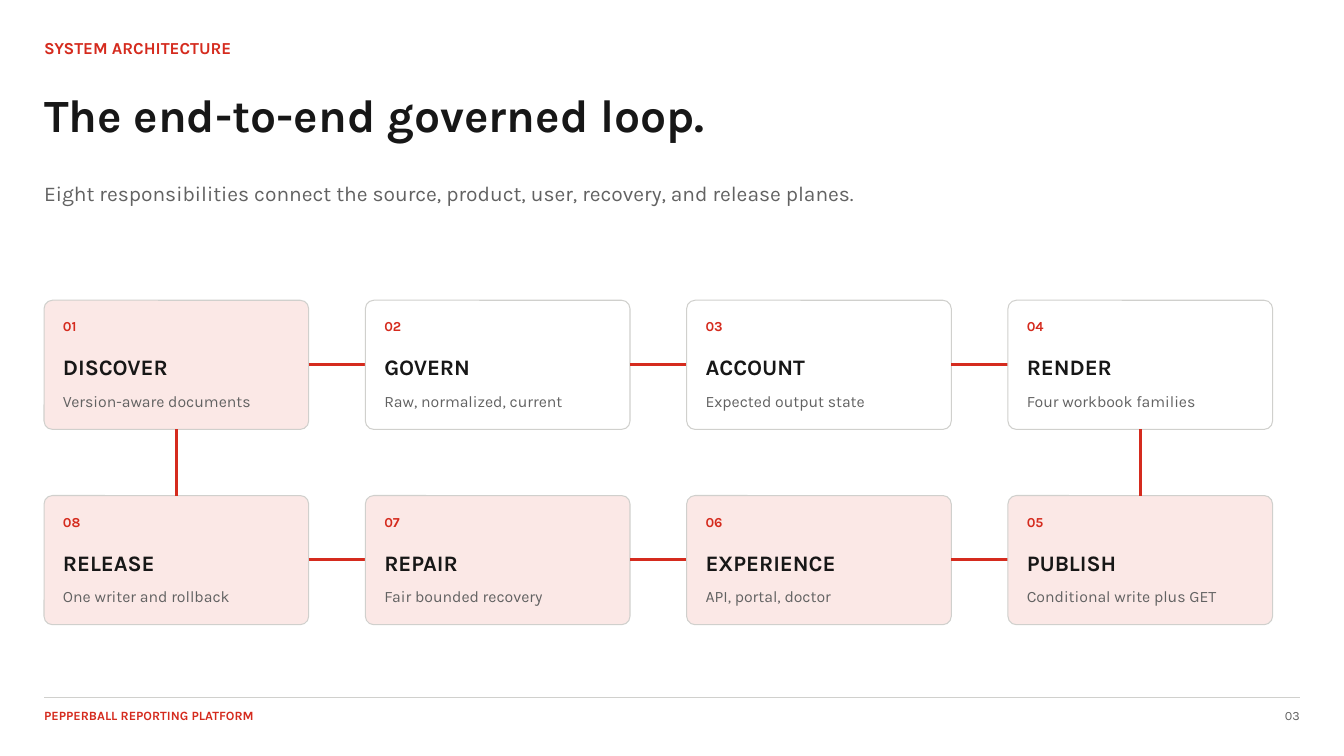
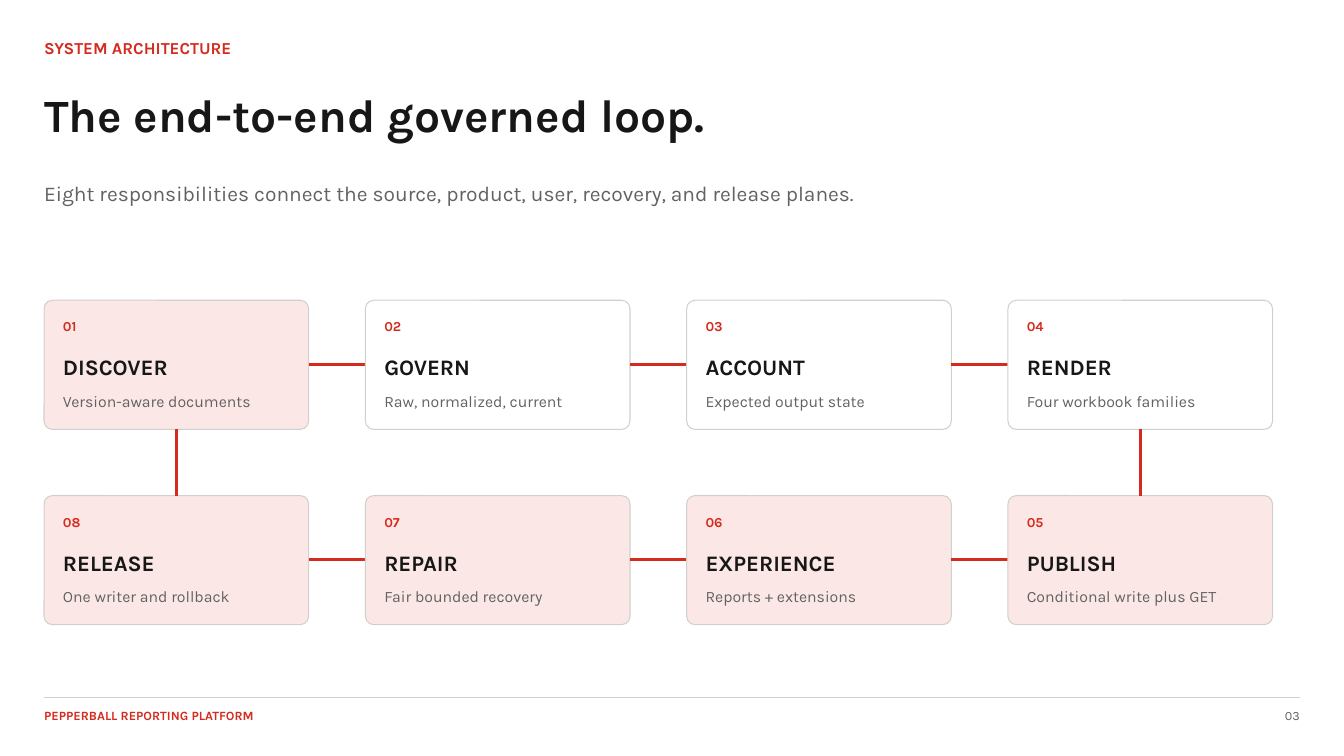
Before and after one commit to tonnyryam/pepperball-reporting-platform-case-study, a slide deck: slide 3 of public/Thomas-Ryan-PepperBall-Platform-Case-Study.pptx. Drawn at 1344x756 pixels with LibreOffice and Linux fonts; fonts in the diff are those of the drawing. Boxes give left, top, right and bottom in pixels: in the first picture for what was removed or moved away, otherwise in the second. Text is boxed around its words. In the diff, an @@ line names an element or a change of style, - is before the commit and + after.

```diff
--- a/public/Thomas-Ryan-PepperBall-Platform-Case-Study.pptx
+++ b/public/Thomas-Ryan-PepperBall-Platform-Case-Study.pptx
@@ text at <box>706,591,856,606</box>: text changed @@
-API, portal, doctor
+Reports + extensions
```
Also in this commit, not shown: 3 other slides changed, 24 other files.
